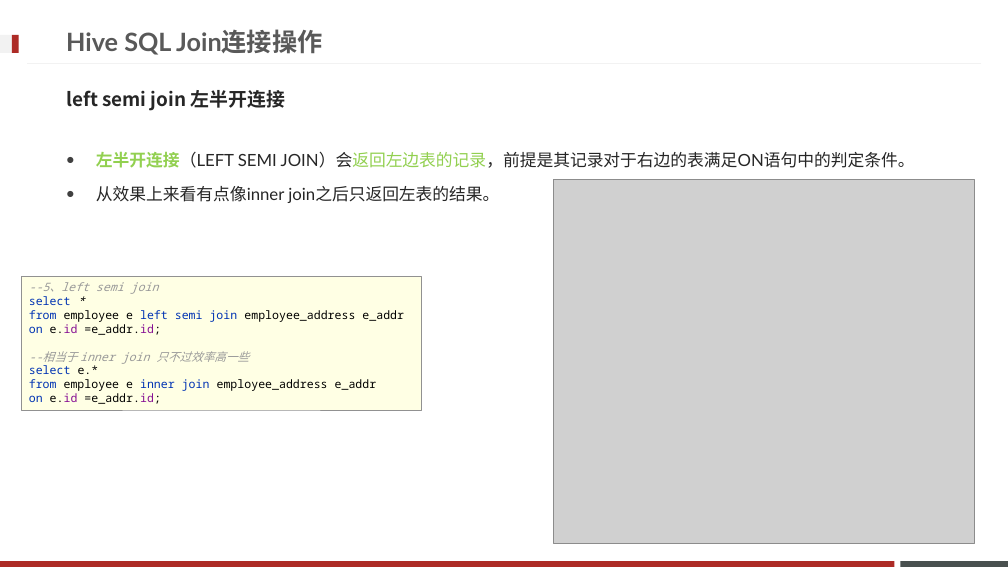
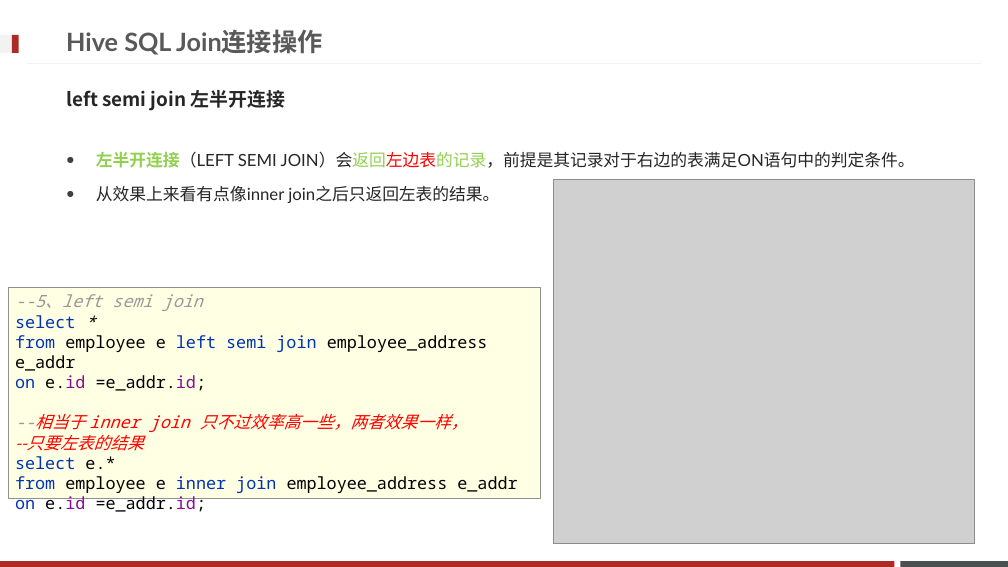
Before and after one commit to Legolas9999/big_data, a slide deck: slide 58 of Hadoop/大数据离线阶段--07.pptx. Drawn at 1008x567 pixels with LibreOffice and Linux fonts; fonts in the diff are those of the drawing; grey boxes stand for pictures; background and template pictures are left out. Boxes give left, top, right and bottom in pixels: in the first picture for what was removed or moved away, otherwise in the second. Text is boxed around its words. In the diff, an @@ line names an element or a change of style, - is before the commit and + after.

```diff
--- a/Hadoop/大数据离线阶段--07.pptx
+++ b/Hadoop/大数据离线阶段--07.pptx
@@ text at [96, 151, 915, 168]: text colour #92D050 to #FF0000 in "JOIN）会返回左边表的记录，前提是其记录对于右边的表满足ON语句中的判定条件。" @@
@@ rectangle "--5、left semi join select * ...": place and size @@
-rectangle "--5、left semi join select * ..." at [21, 277, 421, 411]
+rectangle "--5、left semi join select * ..." at [8, 287, 540, 498]
@@ text in rectangle at [15, 294, 517, 512]: text changed; size 11 to 16 pt @@
---5、left semi join
-select *
-from employee e left semi join employee_address e_addr
-on e.id =e_addr.id;
---相当于 inner join 只不过效率高一些
-select e.*
-from employee e inner join employee_address e_addr
-on e.id =e_addr.id;
+--5、left semi join
+select *
+from employee e left semi join employee_address e_addr
+on e.id =e_addr.id;
+--相当于 inner join 只不过效率高一些，两者效果一样，
+--只要左表的结果
+select e.*
+from employee e inner join employee_address e_addr
+on e.id =e_addr.id;
```
Also in this commit, not shown: 11 other slides changed.
